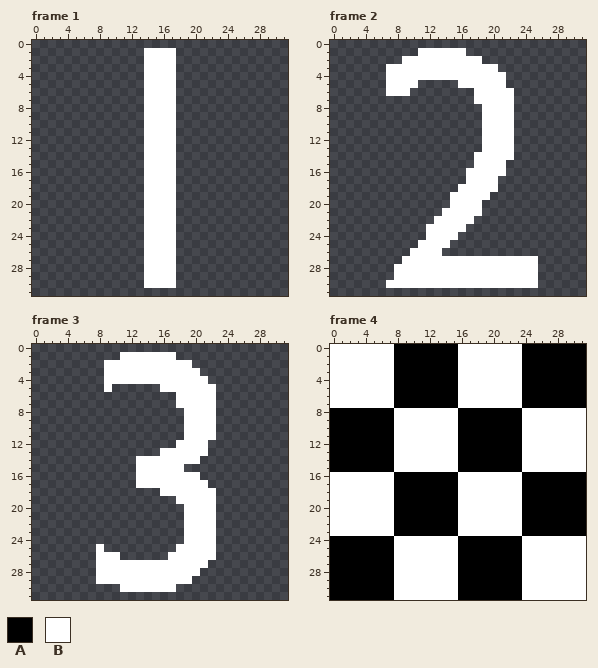
A pixel-art file gets an edit: assets/Lap-counter.ase. The picture above was drawn from the file before the commit.
32x32 pixels, 5 frames. Shown: frame 1, frame 2, frame 3, frame 4. The commit also changed other frames, which this record leaves out.
Palette (. is transparent): A #000000  B #ffffff
Pixels before, frame 1, first column x 14:
 1 BBBB
 2 BBBB
 3 BBBB
 4 BBBB
 5 BBBB
 6 BBBB
 7 BBBB
 8 BBBB
 9 BBBB
10 BBBB
11 BBBB
12 BBBB
13 BBBB
14 BBBB
15 BBBB
16 BBBB
17 BBBB
18 BBBB
19 BBBB
20 BBBB
21 BBBB
22 BBBB
23 BBBB
24 BBBB
25 BBBB
26 BBBB
27 BBBB
28 BBBB
29 BBBB
30 BBBB
Pixels before, frame 2, first column x 7:
 1 ....BBBBBB.........
 2 ..BBBBBBBBBB.......
 3 BBBBBBBBBBBBBB.....
 4 BBBBBBBBBBBBBBB....
 5 BBBB.....BBBBBB....
 6 BBB........BBBBB...
 7 ...........BBBBB...
 8 ............BBBB...
 9 ............BBBB...
10 ............BBBB...
11 ............BBBB...
12 ............BBBB...
13 ............BBBB...
14 ...........BBBBB...
15 ...........BBBB....
16 ..........BBBBB....
17 ..........BBBB.....
18 .........BBBBB.....
19 ........BBBBB......
20 ........BBBB.......
21 .......BBBBB.......
22 ......BBBBB........
23 .....BBBBB.........
24 .....BBBB..........
25 ....BBBB...........
26 ...BBBB............
27 ..BBBBBBBBBBBBBBBBB
28 .BBBBBBBBBBBBBBBBBB
29 .BBBBBBBBBBBBBBBBBB
30 BBBBBBBBBBBBBBBBBBB
Pixels before, frame 3, first column x 8:
 1 ...BBBBBBB.....
 2 .BBBBBBBBBBB...
 3 .BBBBBBBBBBBB..
 4 .BBBBBBBBBBBBB.
 5 .B......BBBBBBB
 6 ..........BBBBB
 7 ..........BBBBB
 8 ...........BBBB
 9 ...........BBBB
10 ...........BBBB
11 ...........BBBB
12 ..........BBBB.
13 ........BBBBBB.
14 .....BBBBBBBB..
15 .....BBBBBB....
16 .....BBBBBBBB..
17 .....BBBBBBBBB.
18 ........BBBBBBB
19 ..........BBBBB
20 ...........BBBB
21 ...........BBBB
22 ...........BBBB
23 ...........BBBB
24 ...........BBBB
25 B.........BBBBB
26 BBB......BBBBBB
27 BBBBBBBBBBBBBB.
28 BBBBBBBBBBBBB..
29 BBBBBBBBBBBB...
30 ...BBBBBBB.....
Pixels before, frame 4, first column x 0:
 0 BBBBBBBBAAAAAAAABBBBBBBBAAAAAAAA
 1 BBBBBBBBAAAAAAAABBBBBBBBAAAAAAAA
 2 BBBBBBBBAAAAAAAABBBBBBBBAAAAAAAA
 3 BBBBBBBBAAAAAAAABBBBBBBBAAAAAAAA
 4 BBBBBBBBAAAAAAAABBBBBBBBAAAAAAAA
 5 BBBBBBBBAAAAAAAABBBBBBBBAAAAAAAA
 6 BBBBBBBBAAAAAAAABBBBBBBBAAAAAAAA
 7 BBBBBBBBAAAAAAAABBBBBBBBAAAAAAAA
 8 AAAAAAAABBBBBBBBAAAAAAAABBBBBBBB
 9 AAAAAAAABBBBBBBBAAAAAAAABBBBBBBB
10 AAAAAAAABBBBBBBBAAAAAAAABBBBBBBB
11 AAAAAAAABBBBBBBBAAAAAAAABBBBBBBB
12 AAAAAAAABBBBBBBBAAAAAAAABBBBBBBB
13 AAAAAAAABBBBBBBBAAAAAAAABBBBBBBB
14 AAAAAAAABBBBBBBBAAAAAAAABBBBBBBB
15 AAAAAAAABBBBBBBBAAAAAAAABBBBBBBB
16 BBBBBBBBAAAAAAAABBBBBBBBAAAAAAAA
17 BBBBBBBBAAAAAAAABBBBBBBBAAAAAAAA
18 BBBBBBBBAAAAAAAABBBBBBBBAAAAAAAA
19 BBBBBBBBAAAAAAAABBBBBBBBAAAAAAAA
20 BBBBBBBBAAAAAAAABBBBBBBBAAAAAAAA
21 BBBBBBBBAAAAAAAABBBBBBBBAAAAAAAA
22 BBBBBBBBAAAAAAAABBBBBBBBAAAAAAAA
23 BBBBBBBBAAAAAAAABBBBBBBBAAAAAAAA
24 AAAAAAAABBBBBBBBAAAAAAAABBBBBBBB
25 AAAAAAAABBBBBBBBAAAAAAAABBBBBBBB
26 AAAAAAAABBBBBBBBAAAAAAAABBBBBBBB
27 AAAAAAAABBBBBBBBAAAAAAAABBBBBBBB
28 AAAAAAAABBBBBBBBAAAAAAAABBBBBBBB
29 AAAAAAAABBBBBBBBAAAAAAAABBBBBBBB
30 AAAAAAAABBBBBBBBAAAAAAAABBBBBBBB
31 AAAAAAAABBBBBBBBAAAAAAAABBBBBBBB
Once edited:
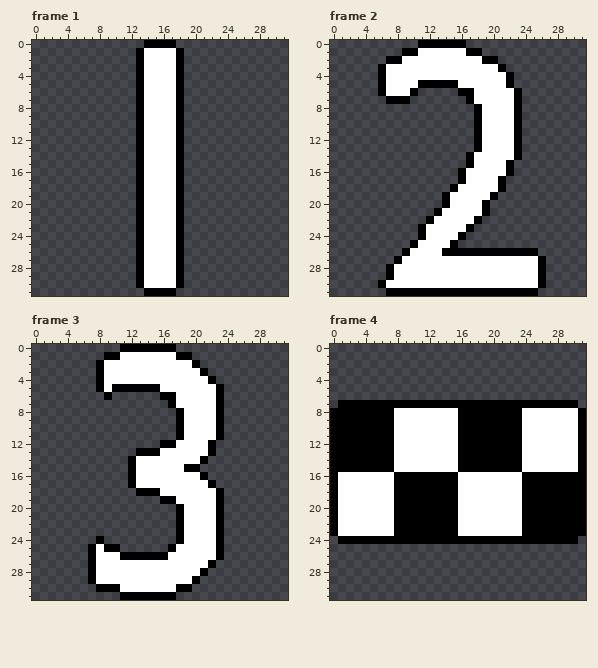
Log entry: shadowed lap counter,added speedometer needs work though
Change:
Frame 1:
The author put colour A in row 0 at x 14 to 17; in rows 1 to 30 at x 13 and 18; in row 31 at x 14 to 17.
Frame 2:
The author put colour A in row 0 at x 11 to 16; in row 1 at x 9 to 10 and 17 to 18; in row 2 at x 7 to 8 and 19 to 20; in row 3 at x 6 and 21; in row 4 at x 6 and 22; in row 5 at x 6, 11 to 15 and 22.
The author put colour A in row 6 at x 6, 10, 16 to 17 and 23; in row 7 at x 7 to 9, 17 and 23; in rows 8 to 13 at x 18 and 23; in row 14 at x 17 and 23; in row 15 at x 17 and 22; in row 16 at x 16 and 22.
The author put colour A in row 17 at x 16 and 21; in row 18 at x 15 and 21; in row 19 at x 14 and 20; in row 20 at x 14 and 19; in row 21 at x 13 and 19; in row 22 at x 12 and 18.
The author put colour A in row 23 at x 11 and 17; in row 24 at x 11 and 16; in row 25 at x 10 and 15; in row 26 at x 9 and 14 to 25; in row 27 at x 8 and 26; in rows 28 to 29 at x 7 and 26.
The author put colour A in row 30 at x 6 and 26; in row 31 at x 7 to 25.
Frame 3:
The author put colour A in row 0 at x 11 to 17; in row 1 at x 9 to 10 and 18 to 19; in row 2 at x 8 and 20; in row 3 at x 8 and 21; in row 4 at x 8 and 22; in row 5 at x 8, 10 to 15 and 23.
The author put colour A in row 6 at x 9, 16 to 17 and 23; in row 7 at x 17 and 23; in rows 8 to 11 at x 18 and 23; in row 12 at x 16 to 17 and 22; in row 13 at x 13 to 15 and 22; in row 14 at x 12 and 21.
The author put colour A in row 15 at x 12 and 19 to 20; in row 16 at x 12 and 21; in row 17 at x 12 and 22; in row 18 at x 13 to 15 and 23; in row 19 at x 16 to 17 and 23; in rows 20 to 23 at x 18 and 23.
The author put colour A in row 24 at x 8, 18 and 23; in row 25 at x 7, 9 to 10, 17 and 23; in row 26 at x 7, 11 to 16 and 23; in row 27 at x 7 and 22; in row 28 at x 7 and 21; in row 29 at x 7 and 20.
The author put colour A in row 30 at x 8 to 10 and 18 to 19; in row 31 at x 11 to 17.
Frame 4:
Colour B becomes colour A in row 7 at x 1 to 7 and 16 to 23; in rows 8 to 15 at x 31; in rows 16 to 23 at x 0; in row 24 at x 8 to 15 and 24 to 30.
The edit erases colour A in rows 0 to 6 at x 8 to 15 and 24 to 31; in row 7 at x 31; in row 24 at x 0; in rows 25 to 31 at x 0 to 7 and 16 to 23.
The edit erases colour B in rows 0 to 6 at x 0 to 7 and 16 to 23; in row 7 at x 0; in row 24 at x 31; in rows 25 to 31 at x 8 to 15 and 24 to 31.
Boxes around the changes in both pictures, in picture pixels (x1, y1, x2, y2):
added: (136, 40, 184, 296)
added: (378, 40, 546, 296)
added: (88, 344, 224, 600)
changed: (330, 344, 586, 472)
changed: (330, 472, 586, 600)
